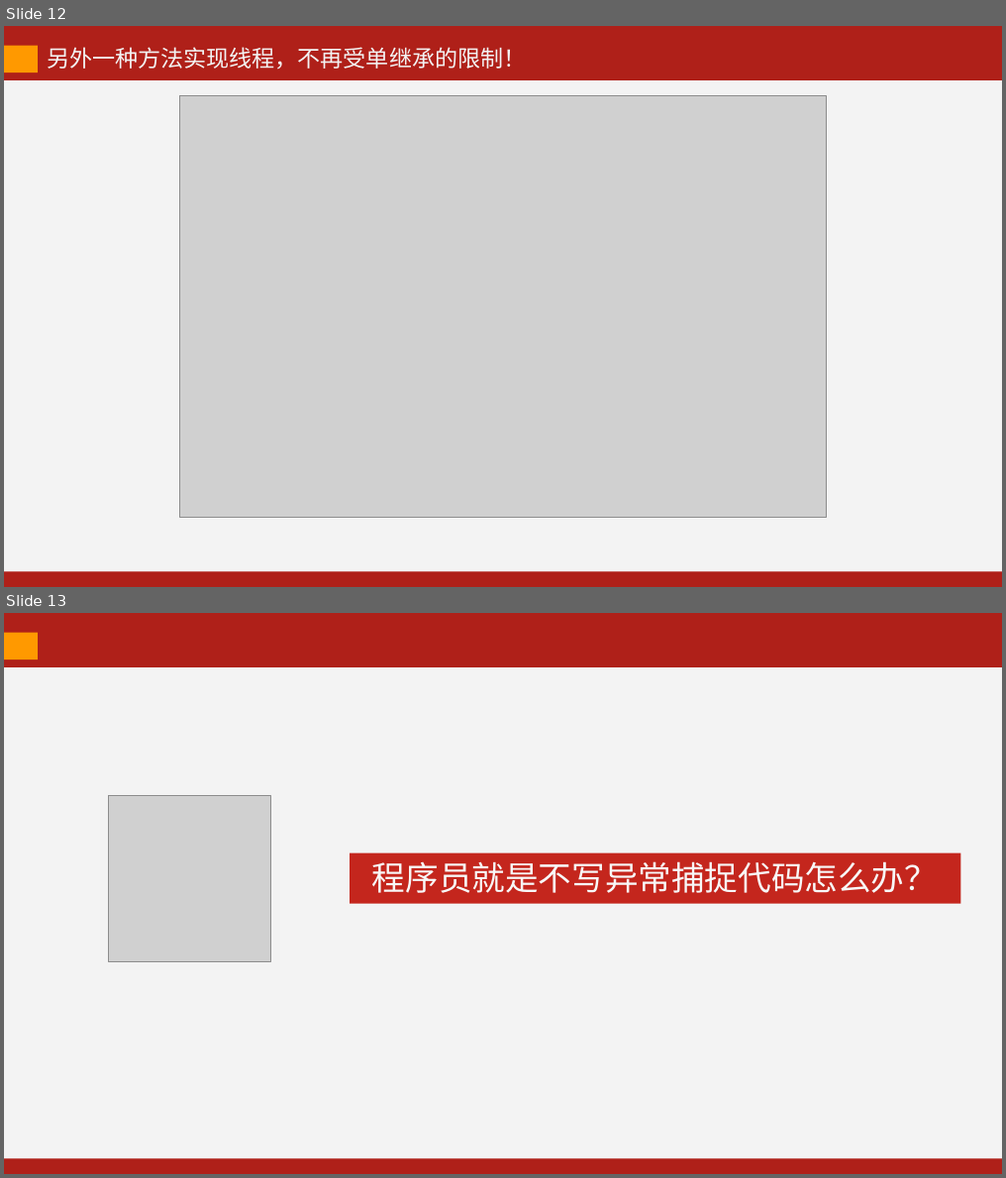
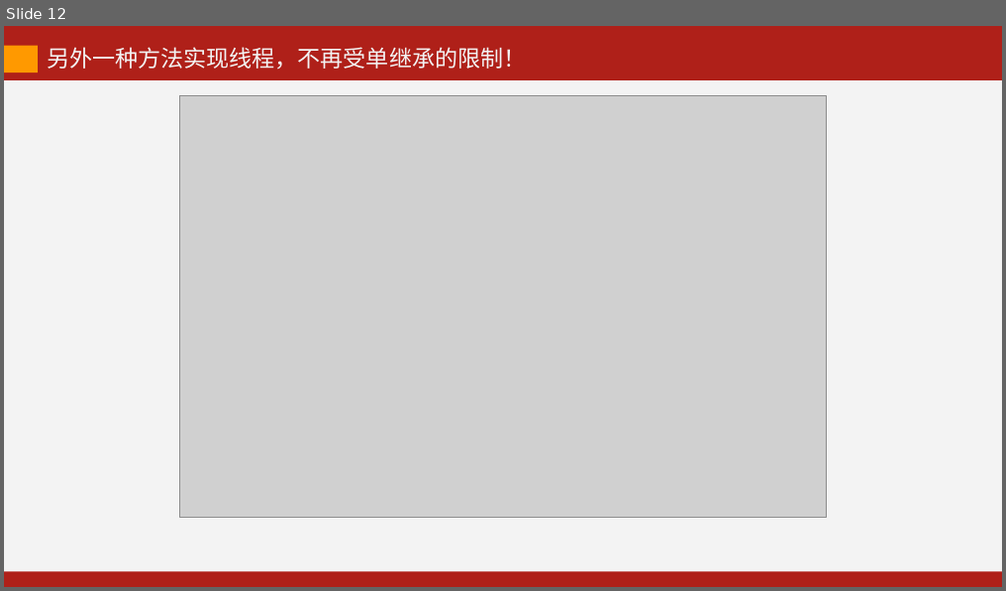
Before and after one commit to kevinjoyce/JavaCourseWare, a slide deck: PPT/每次课PPT/05 线程-1.pptx. Shown one above the other, each under a label of ours: slides 12 and 13 before the commit, slide 12 after it. The pictures are 1006x1178 and 1006x591 pixels, drawn with LibreOffice and Linux fonts; fonts in the diff are those of the drawing; grey boxes stand for pictures. Boxes give left, top, right and bottom in pixels: in the first picture for what was removed or moved away, otherwise in the second. Text is boxed around its words. In the diff, an @@ line names an element or a change of style, - is before the commit and + after.

```diff
--- a/PPT/每次课PPT/05 线程-1.pptx
+++ b/PPT/每次课PPT/05 线程-1.pptx
@@ slide 13 removed at (4, 613, 1002, 1174), background #AF2019 @@
@@ rectangle removed at (4, 633, 38, 660) @@
@@ rectangle removed at (4, 667, 1002, 1158) @@
@@ picture removed at (108, 795, 270, 961) @@
@@ rectangle removed at (350, 854, 960, 903) @@
-程序员就是不写异常捕捉代码怎么办？
```
Also in this commit, not shown: 17 slides added, 13 other slides removed, 23 other files.
